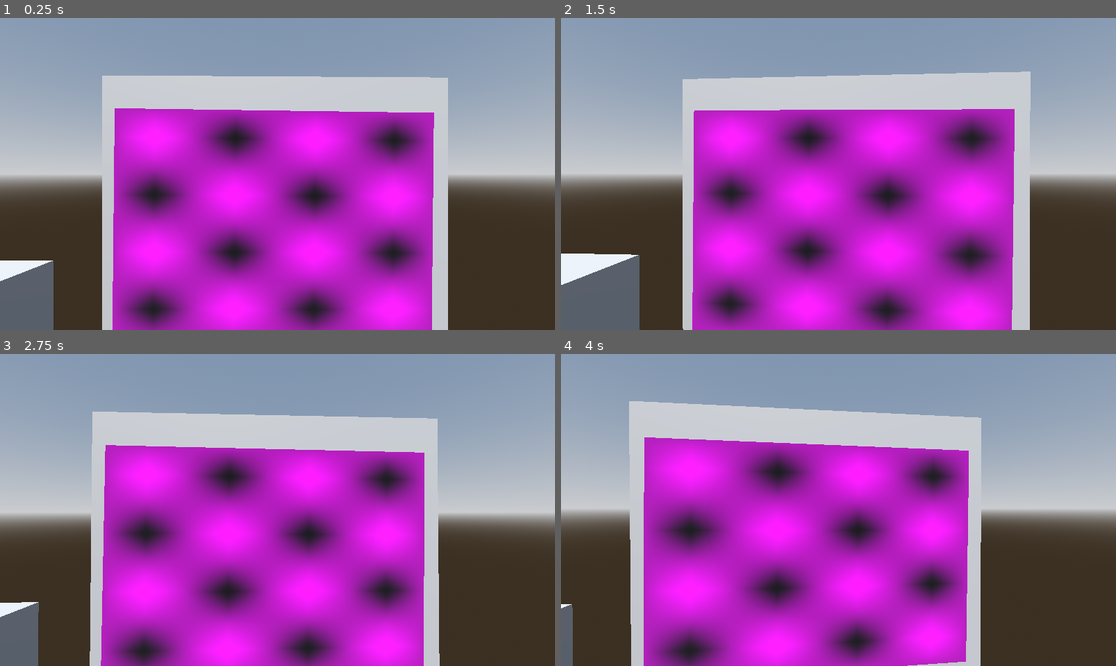
Above: before the commit, frames 1-4 (two rows, left to right).
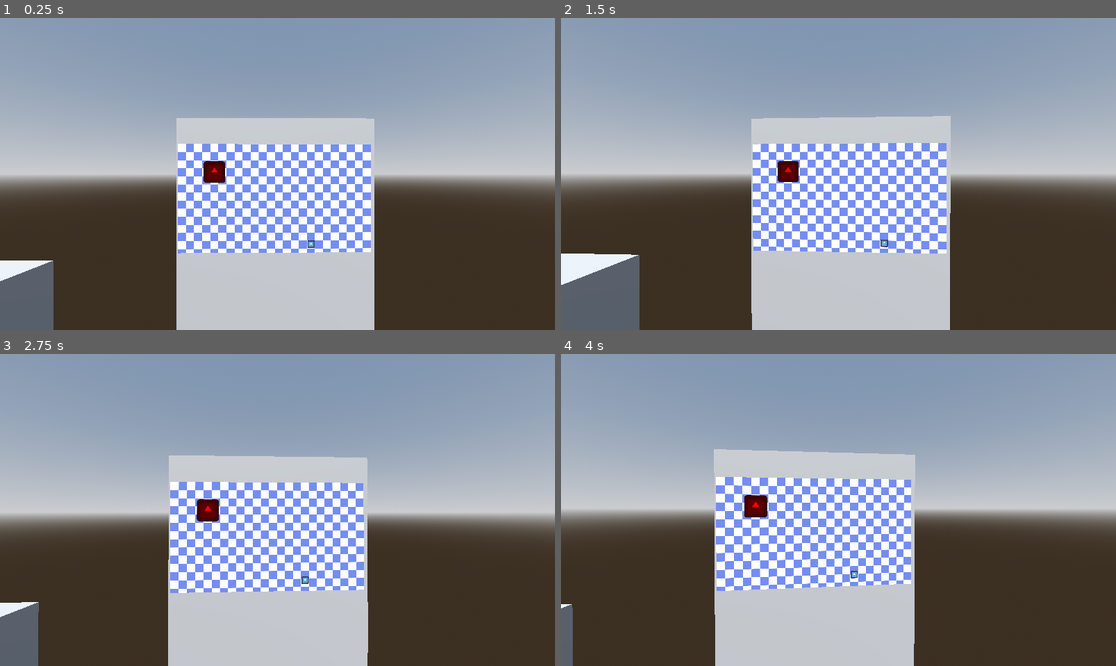
Above: after the commit, the same moments.

Repository: systemeffect/gwj92
Game: Godot game, scene res://player/test_area.tscn
Same seed, same stepped clock (60 frames per second), same inputs: the game is played once before the commit and once after it. This scene is started directly instead of the project's main scene. The engine's default icon, where the game draws it, is replaced by a stand-in: a white triangle on a blue panel in a dark square.
Inputs (mouse positions are in pixels of both pictures, inside the frame that each line leads up to):
- Up to frame 1 (0.25 s): no input
- Up to frame 2 (1.5 s): tap Enter at 0.5 s; move the mouse to (866, 174) at 0.52 s; tap Space at 1.25 s; move the mouse to (810, 174) at 1.27 s
- Up to frame 3 (2.75 s): tap Enter at 2 s; move the mouse to (288, 503) at 2.02 s
- Up to frame 4 (4 s): tap Space at 2.75 s; move the mouse to (832, 516) at 2.77 s; tap Enter at 3.5 s; move the mouse to (877, 513) at 3.52 s

The runs differ from the first frame. In frame 1, 50% of the frame differs, in the area x 18-81%, y 18-100%; in frame 2, 50%; in frame 3, 50%; in frame 4, 51%, in the area x 12-76%, y 15-100%.

Commit message:
Working 2D scene within 3D scene

Diff:
--- a/City_Grid/city_grid.tscn
+++ b/City_Grid/city_grid.tscn
@@ -2,6 +2,7 @@
 
 [ext_resource type="Texture2D" uid="uid://v8bc35tkx416" path="res://assets/48 48 grid.png" id="1_5veu3"]
 [ext_resource type="Texture2D" uid="uid://r7mlhuig5t6u" path="res://icon.svg" id="2_pjegq"]
+[ext_resource type="Script" uid="uid://6geatq1krddx" path="res://City_Grid/van.gd" id="3_pjegq"]
 
 [node name="City_Grid" type="Node2D" unique_id=81070115]
 
@@ -10,9 +11,10 @@
 centered = false
 
 [node name="Van" type="Sprite2D" parent="." unique_id=886823964]
-position = Vector2(456.00003, 410)
+position = Vector2(793, 599)
 scale = Vector2(0.35, 0.35)
 texture = ExtResource("2_pjegq")
+script = ExtResource("3_pjegq")
 
 [node name="Storm" type="Sprite2D" parent="." unique_id=2133752693]
 modulate = Color(1, 0, 0.047058824, 1)
--- /dev/null
+++ b/City_Grid/van.gd
@@ -0,0 +1,4 @@
+extends Sprite2D
+
+func _physics_process(delta: float) -> void:
+	global_position.y -= 5 * delta
--- a/player/player.gd
+++ b/player/player.gd
@@ -1,10 +1,15 @@
 extends CharacterBody3D
 
+@onready var sub_viewport: SubViewport = $"../MeshInstance3D/SubViewport"
 @onready var camera_pivot: Node3D = $CameraPivot
 var mouse_motion := Vector2.ZERO
+@onready var mesh_instance_3d: MeshInstance3D = $"../MeshInstance3D"
 
 func _ready() -> void:
 	Input.mouse_mode = Input.MOUSE_MODE_CAPTURED
+	#var scene = load("res://City_Grid/city_grid.tscn")
+	#var instance = scene.instantiate()
+	#sub_viewport.add_child(instance)
 
 func _physics_process(delta: float) -> void:
 
--- a/player/test_area.tscn
+++ b/player/test_area.tscn
@@ -16,16 +16,8 @@
 tonemap_mode = 2
 glow_enabled = true
 
-[sub_resource type="ViewportTexture" id="ViewportTexture_t2wcy"]
-viewport_path = NodePath("MeshInstance3D/SubViewport")
-
-[sub_resource type="StandardMaterial3D" id="StandardMaterial3D_5vh4w"]
-resource_local_to_scene = true
-albedo_texture = SubResource("ViewportTexture_t2wcy")
-
-[sub_resource type="PlaneMesh" id="PlaneMesh_bpgcd"]
-material = SubResource("StandardMaterial3D_5vh4w")
-size = Vector2(1, 3)
+[sub_resource type="ViewportTexture" id="ViewportTexture_5vh4w"]
+viewport_path = NodePath("Screen Box/CSGBox3D6/Node3D/SubViewport")
 
 [node name="Test_Area" type="Node3D" unique_id=715697939]
 
@@ -48,19 +40,25 @@
 [node name="CSGBox3D4" type="CSGBox3D" parent="." unique_id=46196135]
 transform = Transform3D(1, 0, 0, 0, 1, 0, 0, 0, 1, 1.8845929, 1.1920929e-07, 0.78914165)
 
-[node name="CSGBox3D5" type="CSGBox3D" parent="." unique_id=926379620]
-transform = Transform3D(1, 0, 0, 0, 1, 0, 0, 0, 1, -0.004855573, 2.3841858e-07, 1.0894251)
+[node name="Screen Box" type="CSGBox3D" parent="." unique_id=926379620]
+transform = Transform3D(1, 0, 0, 0, 1, 0, 0, 0, 1, -0.004855573, 2.3841858e-07, 1.5269425)
 
-[node name="CSGBox3D6" type="CSGBox3D" parent="." unique_id=1792538192]
-transform = Transform3D(1, 0, 0, 0, 1, 0, 0, 0, 1, -0.0059584975, 0.82277536, 1.0874062)
+[node name="CSGBox3D6" type="CSGBox3D" parent="Screen Box" unique_id=1792538192]
+transform = Transform3D(1, 0, 0, 0, 1, 0, 0, 0, 1, -0.0011029243, 0.8227751, -0.0020189285)
+
+[node name="Node3D" type="Node3D" parent="Screen Box/CSGBox3D6" unique_id=1312974713]
+transform = Transform3D(-0.08, 0, -1.20796635e-08, 0, 0.08, 0, 1.20796635e-08, 0, -0.08, 0.0059584975, 0.10126555, -0.5538614)
+
+[node name="SubViewport" type="SubViewport" parent="Screen Box/CSGBox3D6/Node3D" unique_id=1217609497]
+handle_input_locally = false
+size = Vector2i(1152, 648)
+render_target_update_mode = 4
+
+[node name="City_Grid" parent="Screen Box/CSGBox3D6/Node3D/SubViewport" unique_id=81070115 instance=ExtResource("2_t2wcy")]
+
+[node name="Sprite3D" type="Sprite3D" parent="Screen Box/CSGBox3D6/Node3D" unique_id=1292669091]
+transform = Transform3D(1, 4.5102815e-15, -1.1110615e-09, 1.0495077e-14, 1, 0, -1.0717258e-09, -5.551114e-15, 1.0000001, 5.820766e-09, 0, 0)
+texture = SubResource("ViewportTexture_5vh4w")
 
 [node name="Player" parent="." unique_id=63880466 instance=ExtResource("1_77di5")]
 transform = Transform3D(-0.99991226, 0, 0.013246745, 0, 1, 0, -0.013246745, 0, -0.99991226, 0, 1.0408742, 0)
-
-[node name="MeshInstance3D" type="MeshInstance3D" parent="." unique_id=1375631216]
-transform = Transform3D(-0.92034954, 0, 0.0022161957, -0.009348991, -4.3711385e-08, -0.21817061, 4.0865733e-10, -0.9999999, 9.536539e-09, 0, 0.8964397, 0.58585775)
-mesh = SubResource("PlaneMesh_bpgcd")
-
-[node name="SubViewport" type="SubViewport" parent="MeshInstance3D" unique_id=235804499]
-
-[node name="City_Grid" parent="MeshInstance3D/SubViewport" unique_id=81070115 instance=ExtResource("2_t2wcy")]
--- a/scenes/main.tscn
+++ b/scenes/main.tscn
@@ -9,7 +9,7 @@
 [sub_resource type="ShaderMaterial" id="ShaderMaterial_tbgi4"]
 shader = ExtResource("1_jyhfs")
 shader_parameter/smearing = 0.2800000133
-shader_parameter/color_offset = 0.005000001867439999
+shader_parameter/color_offset = 0.00500000186743999
 shader_parameter/sharpening = 0.4
 shader_parameter/static_noise = 0.2670000126825
 shader_parameter/crack_center = Vector2(0.15, 0.85)
Not shown, added: City_Grid/van.gd.uid
